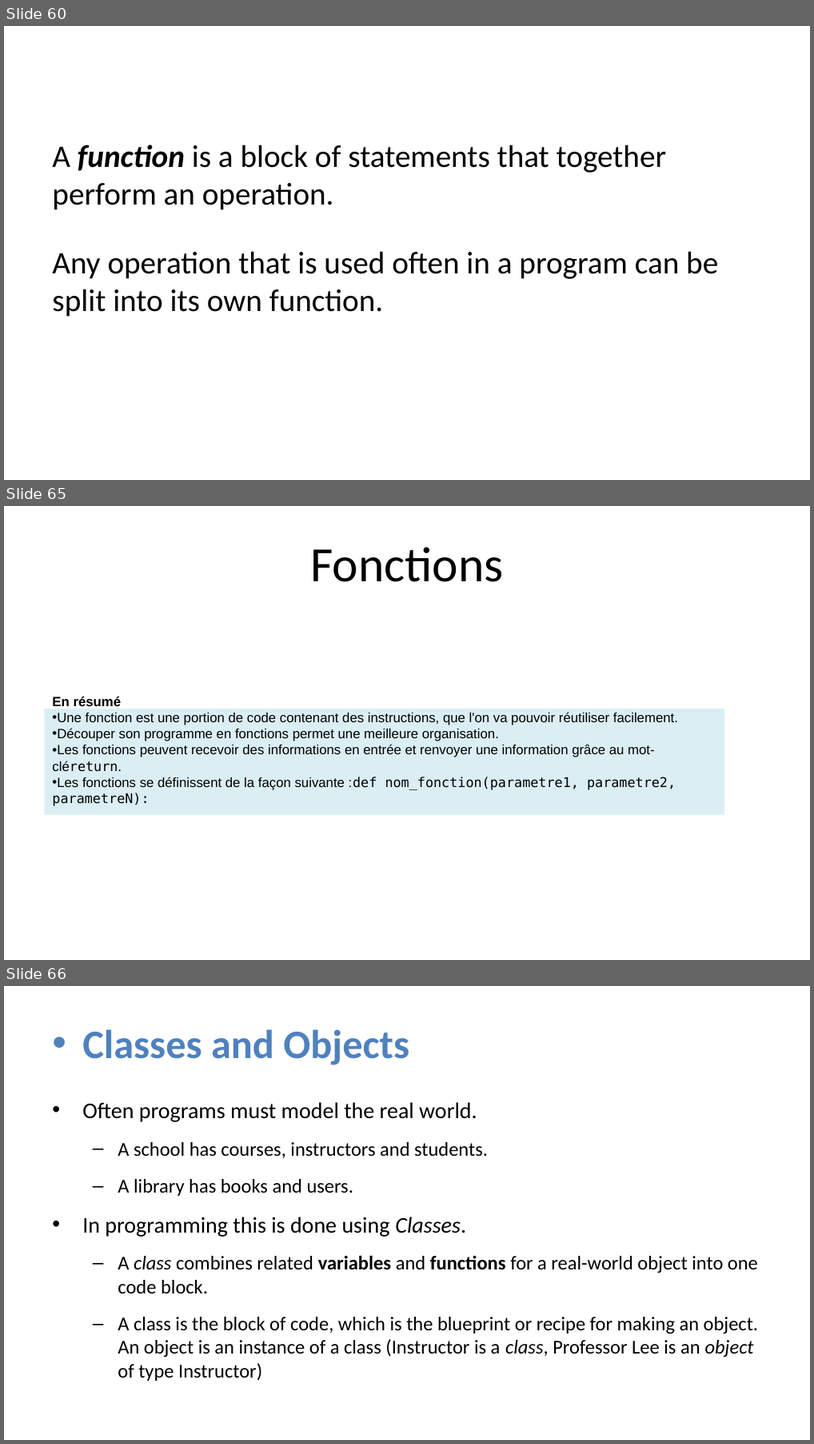
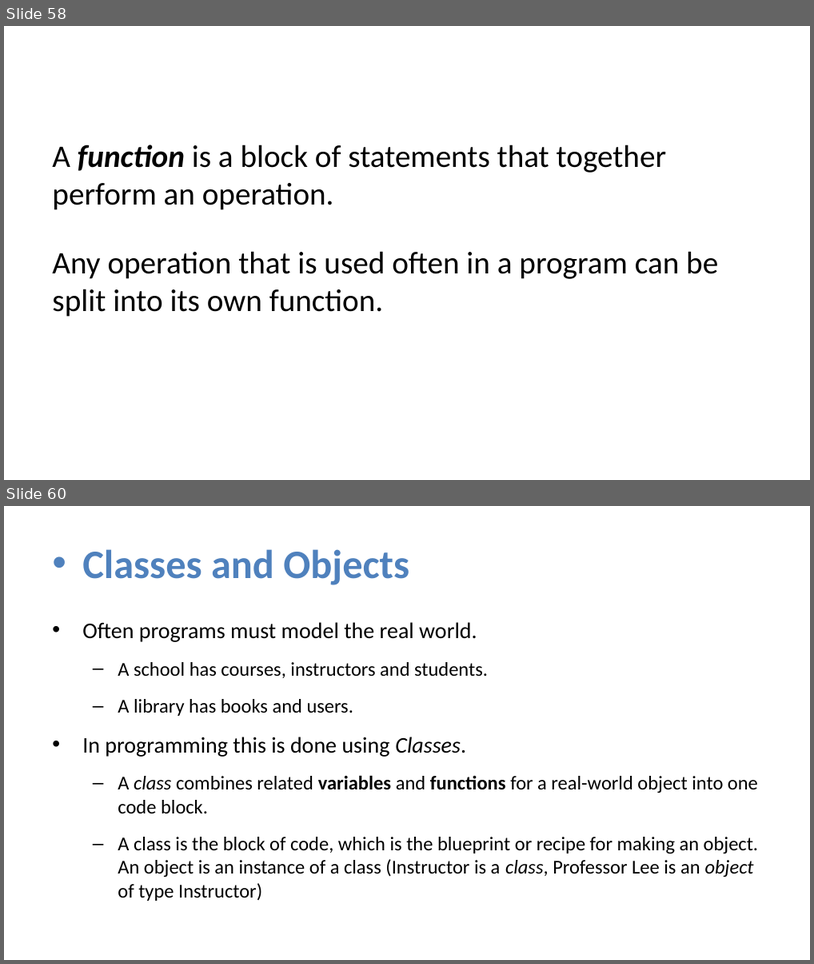
Before and after one commit to julienPalleau/Udemy, a slide deck: PythonParLaPratique 101 exercices/Python in 90 minutes [Enregistrement automatique].pptx. Shown one above the other, each under a label of ours: slides 60, 65 and 66 before the commit, slides 58 and 60 after it; the slides between them are not shown. The pictures are 814x1444 and 814x964 pixels, drawn with LibreOffice and Linux fonts; fonts in the diff are those of the drawing. Boxes give left, top, right and bottom in pixels: in the first picture for what was removed or moved away, otherwise in the second. Text is boxed around its words. In the diff, an @@ line names an element or a change of style, - is before the commit and + after.

```diff
--- a/PythonParLaPratique 101 exercices/Python in 90 minutes [Enregistrement automatique].pptx
+++ b/PythonParLaPratique 101 exercices/Python in 90 minutes [Enregistrement automatique].pptx
@@ slide 65 removed at (x1=4, y1=506, x2=810, y2=960), background #FFFFFF @@
@@ title removed at (x1=310, y1=547, x2=503, y2=582) @@
-Fonctions
@@ text removed at (x1=52, y1=696, x2=678, y2=806) @@
-En résumé
-• Une fonction est une portion de code contenant des instructions, que l'on va pouvoir réutiliser facilement.
-• Découper son programme en fonctions permet une meilleure organisation.
-• Les fonctions peuvent recevoir des informations en entrée et renvoyer une information grâce au mot-cléreturn.
-• Les fonctions se définissent de la façon suivante :def nom_fonction(parametre1, parametre2, parametreN):
@@ what was slide 60 is now slide 58 @@
@@ what was slide 66 is now slide 60 @@
```
Also in this commit, not shown: 2 slides changed, 1 slide added, 6 other slides removed.
